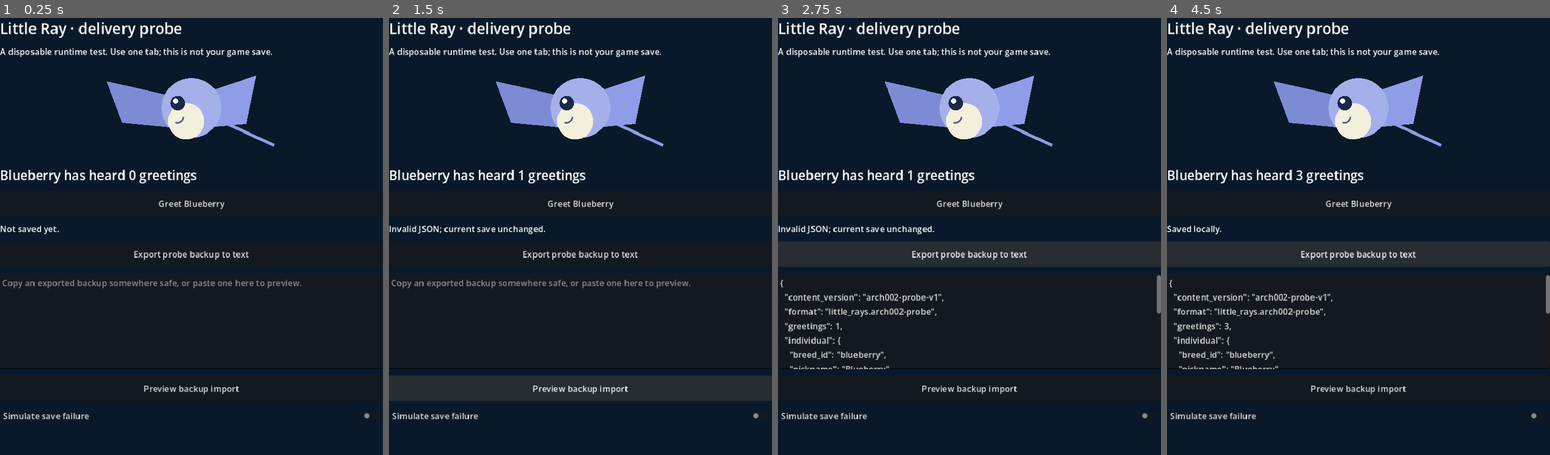
Above: before the commit, frames 1-4 (left to right).
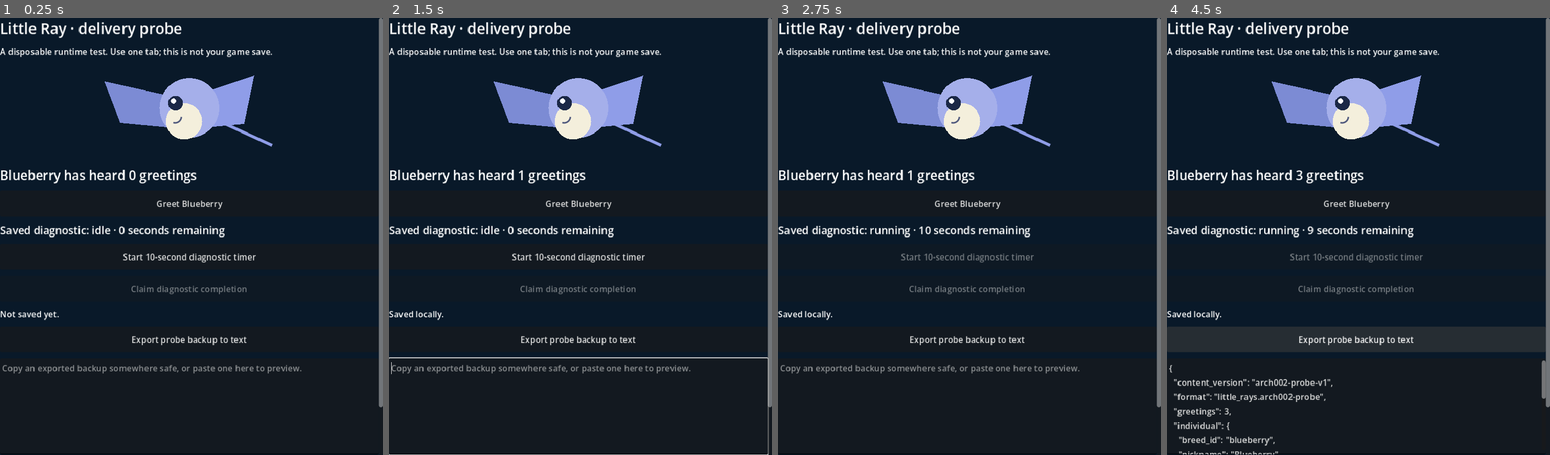
Above: after the commit, the same moments.

Repository: hazelfjeld/Swarm-Autonomous-Game-Design
Game: Godot game, scene res://main.tscn
Two runs of this game, one before a commit and one after it. Both use one fixed random seed, a clock stepped at 60 frames per second and the inputs below.
Inputs (mouse positions are in pixels of both pictures, inside the frame that each line leads up to):
- Up to frame 1 (0.25 s): no input
- Up to frame 2 (1.5 s): click "Greet Blueberry" at 0.5 s; click (580, 389) at 1.25 s, where only the run before the commit has a clickable "Preview backup import"
- Up to frame 3 (2.75 s): click (965, 258) at 2 s, where only the run after the commit has a clickable "Start 10-second diagnostic ti…"
- Up to frame 4 (4.5 s): click "Greet Blueberry" at 2.75 s; click "Greet Blueberry" at 3.5 s; click "Export probe backup to text" at 4.25 s

The runs differ from the first frame. In frame 1, 4.9% of the frame differs, in the area x 0-100%, y 0-100%; in frame 2, 5.5%; in frame 3, 6.1%; in frame 4, 6.8%.

Commit message:
ARCH-002 wire persistent diagnostic timer to normal controls

Diff:
--- a/spikes/web_delivery/main.gd
+++ b/spikes/web_delivery/main.gd
@@ -3,6 +3,9 @@
 const State = preload("res://probe_state.gd")
 const Store = preload("res://probe_store.gd")
 const Ray = preload("res://blueberry.gd")
+const TimerState = preload("res://probe_timer.gd")
+const DIAGNOSTIC_MS := 10000
+const CHECKPOINT_MS := 1000
 var store = Store.new()
 var state := State.fresh()
 var pending: Dictionary = {}
@@ -11,6 +14,12 @@
 var backup: TextEdit
 var confirm: ConfirmationDialog
 var sound: AudioStreamPlayer
+var timer_label: Label
+var start_button: Button
+var claim_button: Button
+var timer_base: Dictionary = {}
+var timer_anchor_ms := 0
+var next_checkpoint_ms := 0
 
 func _ready() -> void:
 	var scroll := ScrollContainer.new()
@@ -27,6 +36,9 @@
 	box.add_child(ray)
 	count_label = _label(box, "", 24)
 	_button(box, "Greet Blueberry", _greet)
+	timer_label = _label(box, "", 20)
+	start_button = _button(box, "Start 10-second diagnostic timer", _start_timer)
+	claim_button = _button(box, "Claim diagnostic completion", _claim_timer)
 	status_label = _label(box, "", 16)
 	_button(box, "Export probe backup to text", func(): backup.text = JSON.stringify(state, "  "))
 	backup = TextEdit.new()
@@ -42,28 +54,87 @@
 	box.add_child(failure)
 	confirm = ConfirmationDialog.new()
 	confirm.title = "Replace this probe save?"
-	confirm.confirmed.connect(func(): _commit(pending))
+	confirm.confirmed.connect(_restore_pending)
 	add_child(confirm)
 	_prepare_sample()
 	var loaded: Dictionary = store.load_state()
 	if loaded.ok:
 		state = loaded.state
 	status_label.text = loaded.reason
+	# Hold the resume result separately until it can be committed. A failed
+	# write must not discard elapsed time or move the committed UI forward.
+	timer_anchor_ms = Time.get_ticks_msec()
+	timer_base = TimerState.resume(state.timer, _wall_ms())
+	next_checkpoint_ms = timer_anchor_ms + CHECKPOINT_MS
 	_refresh()
+	if timer_base != state.timer:
+		_checkpoint(timer_anchor_ms)
 
 func _greet() -> void:
+	var tick := Time.get_ticks_msec()
 	var candidate := state.duplicate(true)
+	candidate.timer = _timer_at(tick)
 	candidate.greetings = int(candidate.greetings) + 1
-	if _commit(candidate):
+	if _commit(candidate, tick):
 		sound.play() # Invoked only by a normal button gesture; never autoplay.
 
-func _commit(candidate: Dictionary) -> bool:
+func _commit(candidate: Dictionary, tick: int) -> bool:
 	var result: Dictionary = store.save(candidate)
 	status_label.text = result.reason
 	if result.ok:
 		state = candidate.duplicate(true)
+		timer_base = state.timer.duplicate(true)
+		timer_anchor_ms = tick
+		next_checkpoint_ms = tick + CHECKPOINT_MS
 		_refresh()
 	return result.ok
+
+func _wall_ms() -> int:
+	return int(Time.get_unix_time_from_system() * 1000.0)
+
+func _timer_at(tick: int) -> Dictionary:
+	return TimerState.advance_active(timer_base, maxi(0, tick - timer_anchor_ms), _wall_ms())
+
+func _process(_delta: float) -> void:
+	if timer_base.is_empty() or state.timer.phase != "running":
+		return
+	var tick := Time.get_ticks_msec()
+	if tick >= next_checkpoint_ms:
+		_checkpoint(tick)
+
+func _checkpoint(tick: int) -> void:
+	next_checkpoint_ms = tick + CHECKPOINT_MS
+	var candidate := state.duplicate(true)
+	candidate.timer = _timer_at(tick)
+	if candidate.timer != state.timer:
+		_commit(candidate, tick)
+
+func _start_timer() -> void:
+	if state.timer.phase != "idle":
+		return
+	var tick := Time.get_ticks_msec()
+	var candidate := state.duplicate(true)
+	candidate.timer = TimerState.start(state.timer, DIAGNOSTIC_MS, _wall_ms())
+	if candidate.timer != state.timer:
+		_commit(candidate, tick)
+
+func _claim_timer() -> void:
+	if state.timer.phase != "ready":
+		return
+	var tick := Time.get_ticks_msec()
+	var candidate := state.duplicate(true)
+	candidate.timer = TimerState.claim(state.timer)
+	_commit(candidate, tick)
+
+func _restore_pending() -> void:
+	if pending.is_empty():
+		return
+	var tick := Time.get_ticks_msec()
+	var candidate := pending.duplicate(true)
+	# Explicit replacement uses the imported clock, not the old profile anchor.
+	candidate.timer = TimerState.resume(candidate.timer, _wall_ms())
+	if _commit(candidate, tick):
+		pending = {}
 
 func _preview_import() -> void:
 	var result: Dictionary = store.decode(backup.text)
@@ -71,11 +142,15 @@
 		status_label.text = result.reason
 		return
 	pending = result.state
-	confirm.dialog_text = "Blueberry · schema 1\nReplace %s greetings with %s?\nA previous copy is retained." % [state.greetings, pending.greetings]
-	confirm.popup_centered(Vector2i(360, 180))
+	confirm.dialog_text = "Blueberry · schema 1\nReplace %s greetings with %s?\nImported timer: %s (%s ms saved).\nElapsed time is reconciled on restore. A previous copy is retained." % [state.greetings, pending.greetings, pending.timer.phase, pending.timer.remaining_ms]
+	confirm.popup_centered(Vector2i(400, 240))
 
 func _refresh() -> void:
 	count_label.text = "Blueberry has heard %s greetings" % state.greetings
+	var phase: String = state.timer.phase
+	timer_label.text = "Saved diagnostic: %s · %s seconds remaining" % [phase, ceili(float(state.timer.remaining_ms) / 1000.0)]
+	start_button.disabled = phase != "idle"
+	claim_button.disabled = phase != "ready"
 
 func _label(parent: Node, text: String, size_px: int) -> Label:
 	var label := Label.new()
@@ -85,12 +160,13 @@
 	parent.add_child(label)
 	return label
 
-func _button(parent: Node, text: String, action: Callable) -> void:
+func _button(parent: Node, text: String, action: Callable) -> Button:
 	var button := Button.new()
 	button.text = text
 	button.custom_minimum_size.y = 48
 	button.pressed.connect(action)
 	parent.add_child(button)
+	return button
 
 func _prepare_sample() -> void:
 	# A short, fixed PCM test tone, prepared once; no live procedural audio stream.
